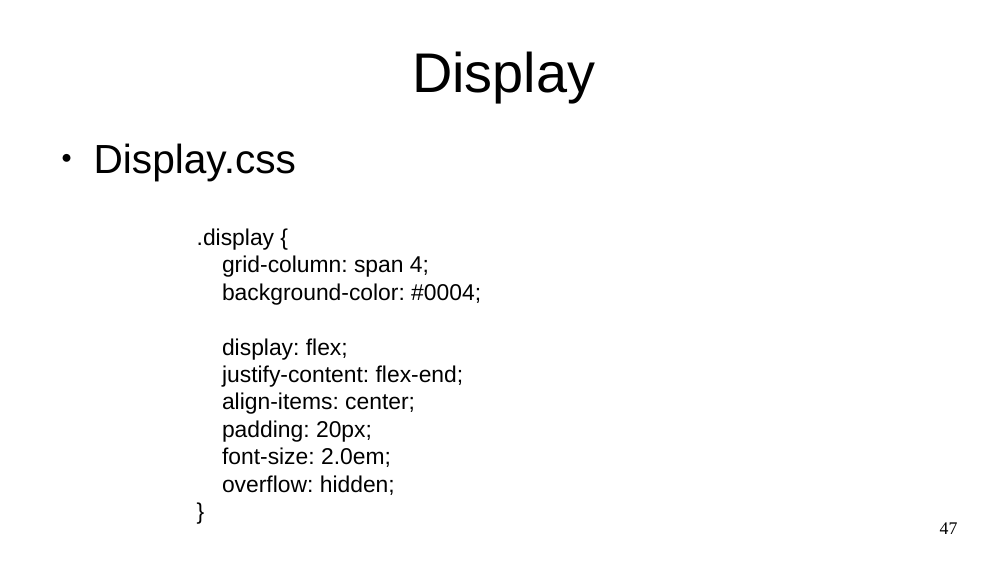
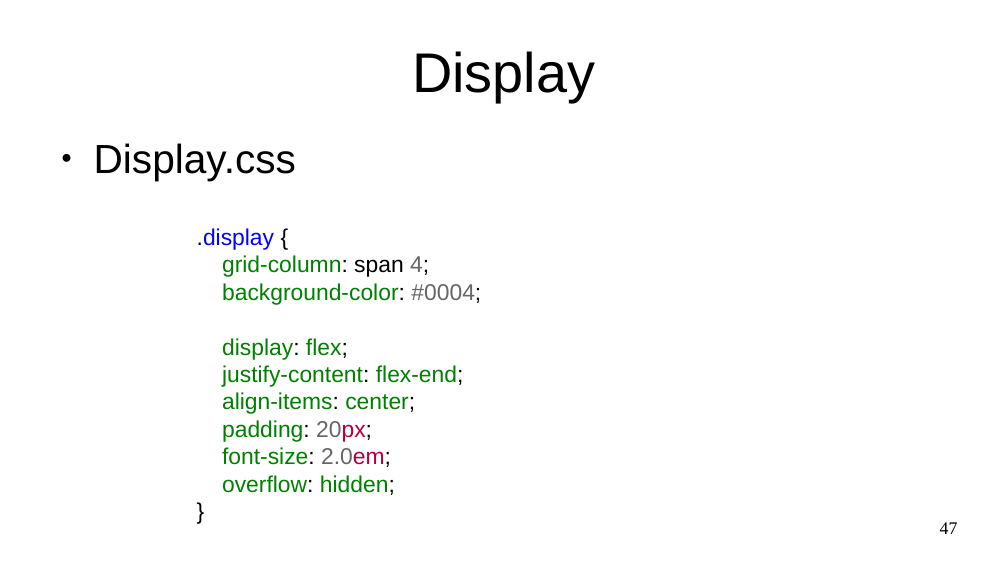
Before and after one commit to Marques-Dev/WEB_2020-1, a slide deck: slide 47 of SLIDES/aula02.odp. Drawn at 1008x567 pixels with LibreOffice and Linux fonts; fonts in the diff are those of the drawing. Boxes give left, top, right and bottom in pixels: in the first picture for what was removed or moved away, otherwise in the second. Text is boxed around its words. In the diff, an @@ line names an element or a change of style, - is before the commit and + after.

```diff
--- a/SLIDES/aula02.odp
+++ b/SLIDES/aula02.odp
@@ text at <box>197,228,481,495</box>: text colour #000000 to #0000FF in ".display"; text colour #000000 to #008000 in "grid-column:", "background-color:", "display: flex;", "justify-content: flex-end;" and 4 more places; text colour #000000 to #666666 in "4;", "#0004;", "20px;", "2.0em;"; text colour #000000 to #B00040 in "20px;", "2.0em;" @@
```
Also in this commit, not shown: 6 other slides changed, 1 other file.
